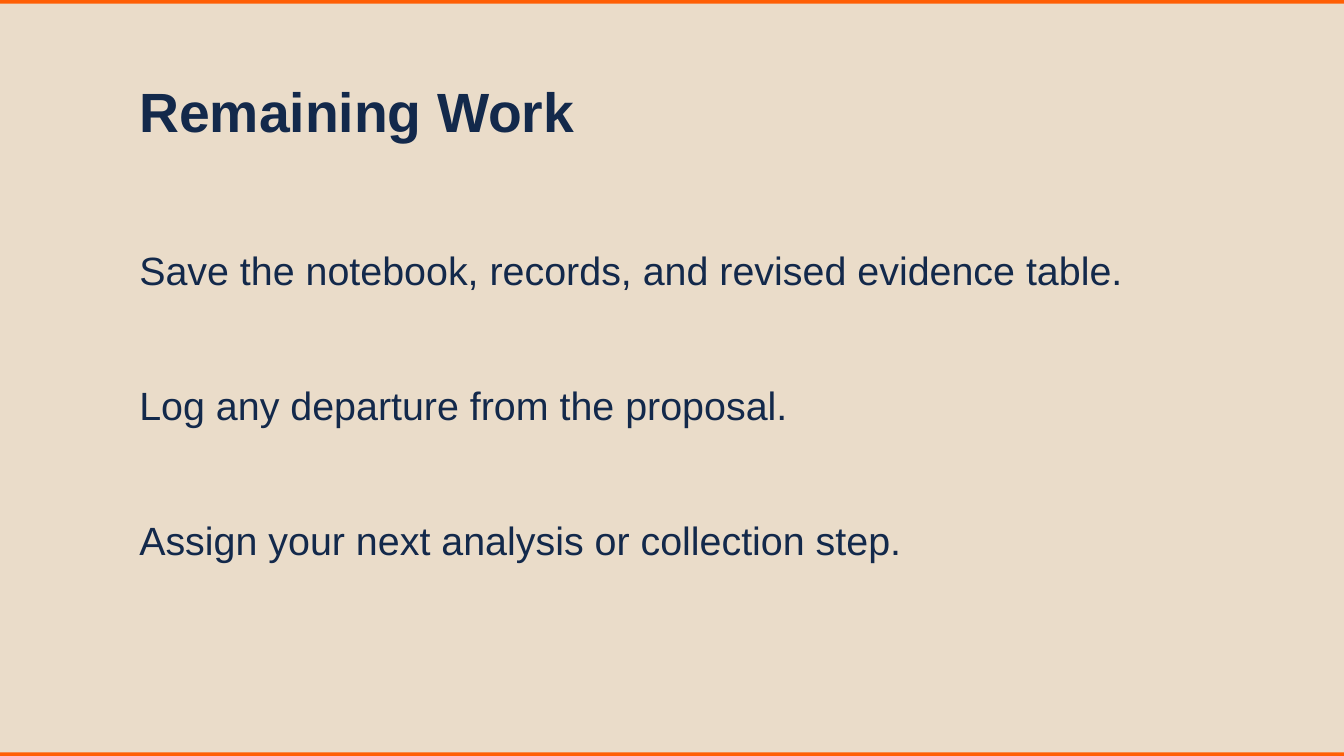
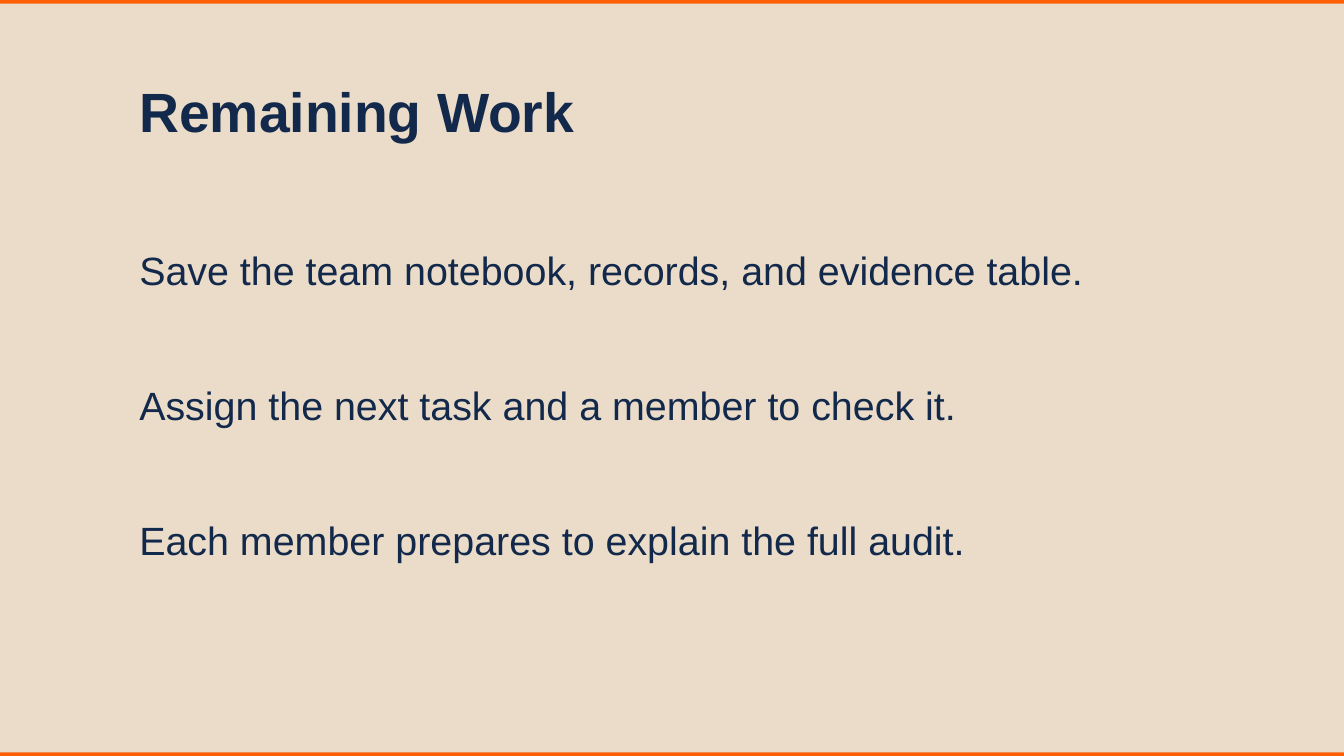
Before and after one commit to nene88991999/MSBAi_QuantumCognition, a slide deck: slide 8 of 03_Live_Sessions/M3S2_Audit_Workshop_and_Troubleshooting.pptx. Drawn at 1344x756 pixels with LibreOffice and Linux fonts; fonts in the diff are those of the drawing. Boxes give left, top, right and bottom in pixels: in the first picture for what was removed or moved away, otherwise in the second. Text is boxed around its words. In the diff, an @@ line names an element or a change of style, - is before the commit and + after.

Commit message:
Align Part 1 materials with team project, individual defenses, and 50% course weighting

```diff
--- a/03_Live_Sessions/M3S2_Audit_Workshop_and_Troubleshooting.pptx
+++ b/03_Live_Sessions/M3S2_Audit_Workshop_and_Troubleshooting.pptx
@@ text at box(139, 256, 1083, 290): text changed @@
-Save the notebook, records, and revised evidence table.
+Save the team notebook, records, and evidence table.
@@ text at box(139, 391, 956, 428): text changed @@
-Log any departure from the proposal.
+Assign the next task and a member to check it.
@@ text at box(139, 526, 964, 563): text changed @@
-Assign your next analysis or collection step.
+Each member prepares to explain the full audit.
```
Also in this commit, not shown: 51 other files.
